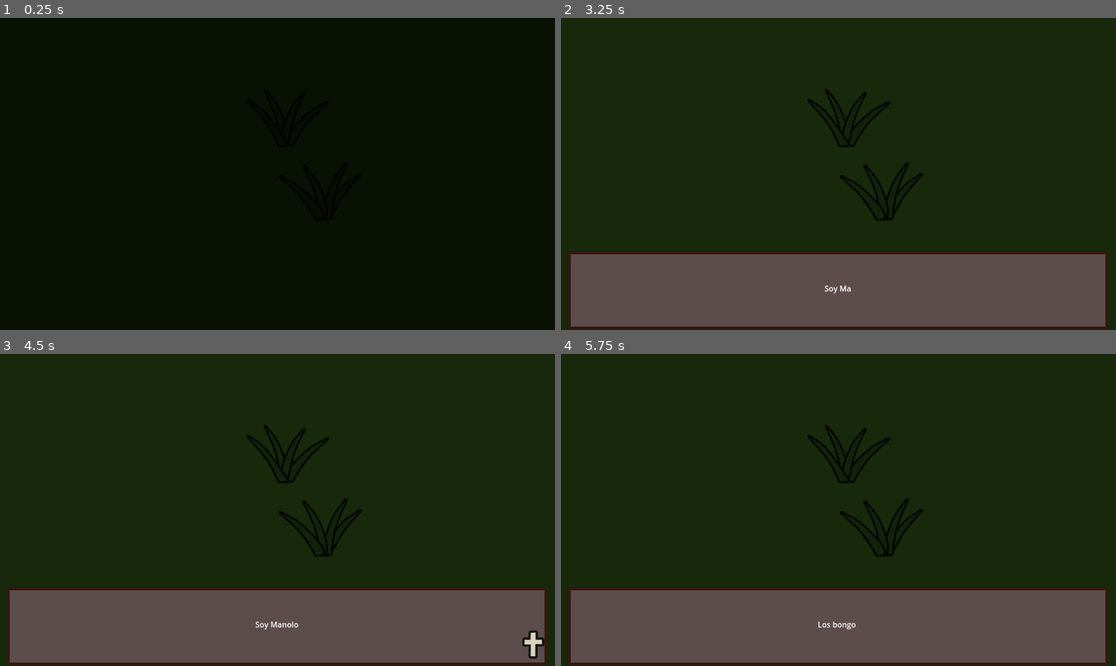
Above: before the commit, frames 1-4 (two rows, left to right).
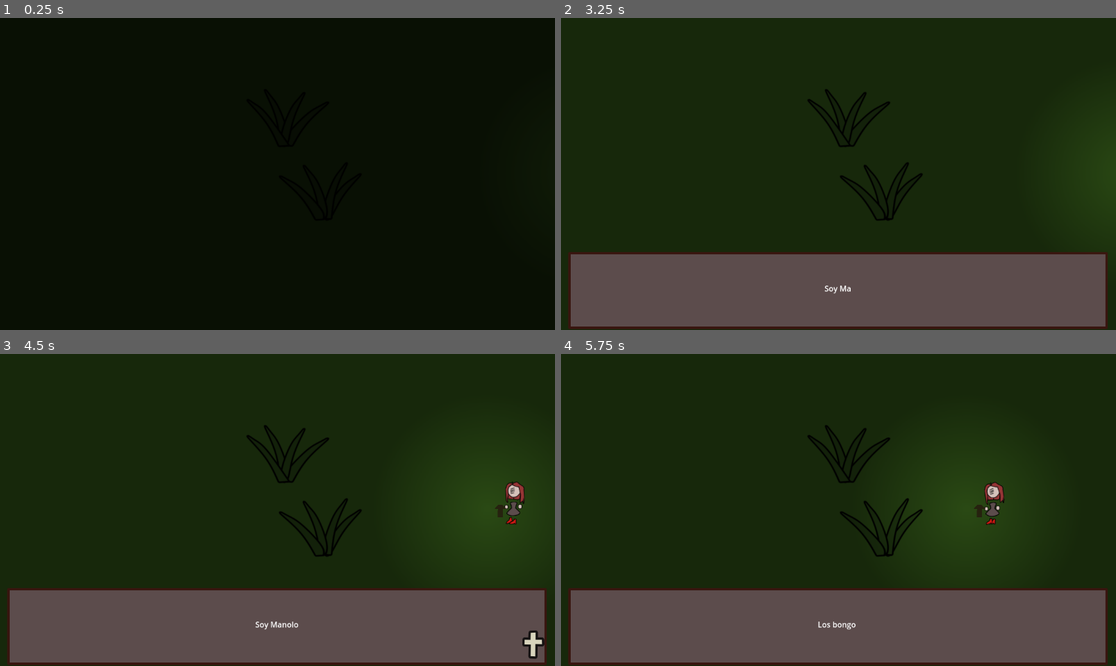
Above: after the commit, the same moments.

Repository: Jerrylikesgreen/-la-Santa-Compa-a
Game: Godot game, scene res://Scenes/black_scene.tscn
The game is run twice, just before and just after one commit, with the same random seed, the same clock (stepped at 60 frames per second) and the same inputs. The project has no main scene, so this scene is started directly.
Inputs (mouse positions are in pixels of both pictures, inside the frame that each line leads up to):
- Up to frame 1 (0.25 s): no input
- Up to frame 2 (3.25 s): tap Enter at 0.5 s; move the mouse to (960, 158) at 0.52 s; hold D (Right) 0.53-1.28 s; click (960, 158) at 0.6 s; tap Space at 1.25 s; move the mouse to (727, 189) at 1.27 s; hold S (Down) 1.28-2.03 s; click (727, 189) at 1.35 s; move the mouse to (894, 105) at 2.02 s; hold D (Right) 2.03-2.78 s; click (894, 105) at 2.1 s; move the mouse to (810, 236) at 2.77 s; hold W (Up) from 2.78 s (still down); click (810, 236) at 2.85 s
- Up to frame 3 (4.5 s): move the mouse to (444, 556) at 3.52 s; release W (Up) at 3.53 s; hold A (Left) from 3.53 s (still down); click (444, 556) at 3.6 s; move the mouse to (111, 463) at 4.27 s; click (111, 463) at 4.35 s
- Up to frame 4 (5.75 s): move the mouse to (866, 510) at 5.02 s; release A (Left) at 5.03 s; hold S (Down) from 5.03 s (still down); click (866, 510) at 5.1 s

The runs differ from the first frame. In frame 2, 0.4% of the frame differs, in the area x 96-100%, y 40-59%; in frame 3, 1.7%, in the area x 82-95%, y 39-60%; in frame 4, 1.7%.

Commit message:
creado comando para que el dialogo lance animacion y animacion de andar player

Diff:
--- a/Assets/Dialogues/santa_compaña_dialgue_test.csv
+++ b/Assets/Dialogues/santa_compaña_dialgue_test.csv
@@ -1,6 +1,7 @@
 key;en;es;gl
 change_name-manolo;Manolo;Manolo;Manolo
 text_000;Hey;Hey;Hei
+load_animation-player_walk;;;
 text_001;I am Manolo;Soy Manolo;Son Manolo
 text_002;I sell bongo gongos;Vendo bongo gongos;Vendo bongo gongos
 text_003;Bongo gongos are really funny don´t you think?;Los bongo gongos son realmente divertidos no crees?jjjjjjjjjjjjjjjjjjjjjjjjjjjjjjjjjjjjjjjjjjjjjjjjjjjjjjjjjjjjjjjjjjjjjjjjjjjjj;Os bongo gongos sonche realmente divertidos non crees?
--- a/Scenes/black_scene.tscn
+++ b/Scenes/black_scene.tscn
@@ -3,22 +3,7 @@
 [ext_resource type="Script" uid="uid://xd416cvs6qlh" path="res://Scripts/black_scene.gd" id="1_caadg"]
 [ext_resource type="Texture2D" uid="uid://ugomqfrpbhwj" path="res://Assets/Background/ForestFloor.png" id="2_sp2b8"]
 [ext_resource type="PackedScene" uid="uid://jwv8wc12q1j" path="res://Scenes/dialog_gui.tscn" id="3_cwmt8"]
-[ext_resource type="PackedScene" uid="uid://v53kb433tvy8" path="res://Scenes/Characters/red_lady.tscn" id="4_r1puc"]
-
-[sub_resource type="Animation" id="Animation_cwmt8"]
-resource_name = "lady_walk"
-tracks/0/type = "value"
-tracks/0/imported = false
-tracks/0/enabled = true
-tracks/0/path = NodePath("BlackScene/RedLady:position")
-tracks/0/interp = 1
-tracks/0/loop_wrap = true
-tracks/0/keys = {
-"times": PackedFloat32Array(),
-"transitions": PackedFloat32Array(),
-"update": 0,
-"values": []
-}
+[ext_resource type="PackedScene" uid="uid://csvilirrsotay" path="res://Scenes/Characters/player.tscn" id="4_cwmt8"]
 
 [sub_resource type="Animation" id="Animation_r1puc"]
 resource_name = "fade_background"
@@ -64,15 +49,57 @@
 "update": 0,
 "values": [Color(0.20871016, 0.20871013, 0.2087102, 1)]
 }
+tracks/1/type = "value"
+tracks/1/imported = false
+tracks/1/enabled = true
+tracks/1/path = NodePath("BlackScene/Player:position")
+tracks/1/interp = 1
+tracks/1/loop_wrap = true
+tracks/1/keys = {
+"times": PackedFloat32Array(0),
+"transitions": PackedFloat32Array(1),
+"update": 0,
+"values": [Vector2(1284, 317)]
+}
+
+[sub_resource type="Animation" id="Animation_cwmt8"]
+resource_name = "player_walk"
+length = 3.0
+tracks/0/type = "value"
+tracks/0/imported = false
+tracks/0/enabled = true
+tracks/0/path = NodePath("BlackScene/Player:position")
+tracks/0/interp = 1
+tracks/0/loop_wrap = true
+tracks/0/keys = {
+"times": PackedFloat32Array(0, 3),
+"transitions": PackedFloat32Array(1, 1),
+"update": 0,
+"values": [Vector2(1284, 317), Vector2(876, 317)]
+}
+tracks/1/type = "method"
+tracks/1/imported = false
+tracks/1/enabled = true
+tracks/1/path = NodePath("BlackScene/Player")
+tracks/1/interp = 1
+tracks/1/loop_wrap = true
+tracks/1/keys = {
+"times": PackedFloat32Array(0),
+"transitions": PackedFloat32Array(1),
+"values": [{
+"args": [],
+"method": &"static_play_animation"
+}]
+}
 
 [sub_resource type="AnimationLibrary" id="AnimationLibrary_r1puc"]
 _data = {
 &"RESET": SubResource("Animation_oub6m"),
 &"fade_background": SubResource("Animation_r1puc"),
-&"lady_walk": SubResource("Animation_cwmt8")
+&"player_walk": SubResource("Animation_cwmt8")
 }
 
-[node name="BlackScene" type="AnimationPlayer"]
+[node name="BlackScene" type="AnimationPlayer" groups=["animation_main"]]
 libraries = {
 &"": SubResource("AnimationLibrary_r1puc")
 }
@@ -85,6 +112,11 @@
 
 [node name="DialogGui" parent="." instance=ExtResource("3_cwmt8")]
 
-[node name="RedLady" parent="." instance=ExtResource("4_r1puc")]
-position = Vector2(1244, 225)
-scale = Vector2(0.25, 0.25)
+[node name="Player" parent="." instance=ExtResource("4_cwmt8")]
+position = Vector2(1284, 317)
+player_interactable = false
+
+[node name="LightOccluder2D" parent="Player/PlayerBody" index="0"]
+visible = false
+
+[editable path="Player"]
--- a/Scripts/black_scene.gd
+++ b/Scripts/black_scene.gd
@@ -4,7 +4,7 @@
 @export var scene_type : enum_scene
 
 @onready var dialogue = $DialogGui
-@onready var char_lady = $RedLady
+@onready var player = $Player
 
 func _ready():
 	dialogue.anim_controller.play("hide_dialogue")
--- a/Scripts/dialog_system.gd
+++ b/Scripts/dialog_system.gd
@@ -5,6 +5,7 @@
 @export var path_csv = "res://Assets/Dialogues/santa_compaña_dialgue_test.csv"
 @export var languaje_key = "gl"
 # OnReady
+@onready var anim_main = get_tree().get_nodes_in_group("animation_main")[0]
 @onready var dialogue_text = $DialogContainer/TextOutput
 @onready var name_text = $SpeakerNameLabel
 @onready var asp_talk = $AudioStreamPlayer2D
@@ -156,17 +157,34 @@
 	var code = row["key"].split("-")
 	match code[0]:
 		# Change the text name
-		"change_name":
-			changue_voice(code[1],row[languaje_key])
+		"change_name": changue_voice(code[1],row[languaje_key])
 		# Change the img of the character
-		"character_img":
-			changue_char_img(code[1])
+		"character_img": changue_char_img(code[1])
 		# Change the background image
-		"background_img":
-			changue_background_img(code[1])
+		"background_img": changue_background_img(code[1])
+		"load_animation": change_animation(code[1])
 		# No Code
-		_:
-			progressive_text(row[languaje_key])
+		_: progressive_text(row[languaje_key])
+
+func progressive_text(new_text):
+
+	writting = true
+
+	# We clear the previous string from the dialogue
+	dialogue_text.text = ""
+
+	# We add every character and wait x seconds to add the next
+	for character in new_text:
+		if !writting: break
+		dialogue_text.text += character
+		asp_talk.play()
+		asp_talk.pitch_scale = randf_range(RANDOM_PITCH_MIN, RANDOM_PITCH_MAX)
+		await get_tree().create_timer(text_speed).timeout
+
+	end_line.emit()
+	writting = false
+
+## COMMAND TEXTS
 func changue_voice(id,name_voice):
 
 	# We turn on the name box
@@ -197,20 +215,6 @@
 	spr_img.texture = load(bkgr_img_path+id+".png")
 	# Process the next line
 	get_next_line()
-func progressive_text(new_text):
-
-	writting = true
-
-	# We clear the previous string from the dialogue
-	dialogue_text.text = ""
-
-	# We add every character and wait x seconds to add the next
-	for character in new_text:
-		if !writting: break
-		dialogue_text.text += character
-		asp_talk.play()
-		asp_talk.pitch_scale = randf_range(RANDOM_PITCH_MIN, RANDOM_PITCH_MAX)
-		await get_tree().create_timer(text_speed).timeout
-
-	end_line.emit()
-	writting = false
+func change_animation(id):
+	anim_main.play(id)
+	get_next_line()
--- a/Scripts/player.gd
+++ b/Scripts/player.gd
@@ -1,4 +1,7 @@
 class_name Player extends Node2D
+
+@export var player_interactable = true
+
 @onready var player_body: PlayerBody = %PlayerBody
 @onready var player_position: Marker2D = $PlayerBody/PlayerPosition
 
@@ -7,3 +10,6 @@
 enum StepTerrain {DEFAULT, DIRT, GRASS}
 var current_step_terrain: StepTerrain = StepTerrain.DEFAULT
 var tre = 0
+
+func static_play_animation():
+	player_body.anim.play("MovingFrontLeft")
--- a/Scripts/player_body.gd
+++ b/Scripts/player_body.gd
@@ -9,14 +9,18 @@
 
 var front_facing : bool = true
 var facing_left : bool = true
-
+var interactable
 
 
 func _on_body_entered()->void:
 	print("Enterd")
 
+func _ready():
+	interactable = get_parent().player_interactable
 
 func _physics_process(_delta: float) -> void:
+	if !interactable: return
+
 	#if CD.player_movement:
 	var direction := Vector2.ZERO
 	direction.x = Input.get_action_strength("Right") - Input.get_action_strength("Left")
